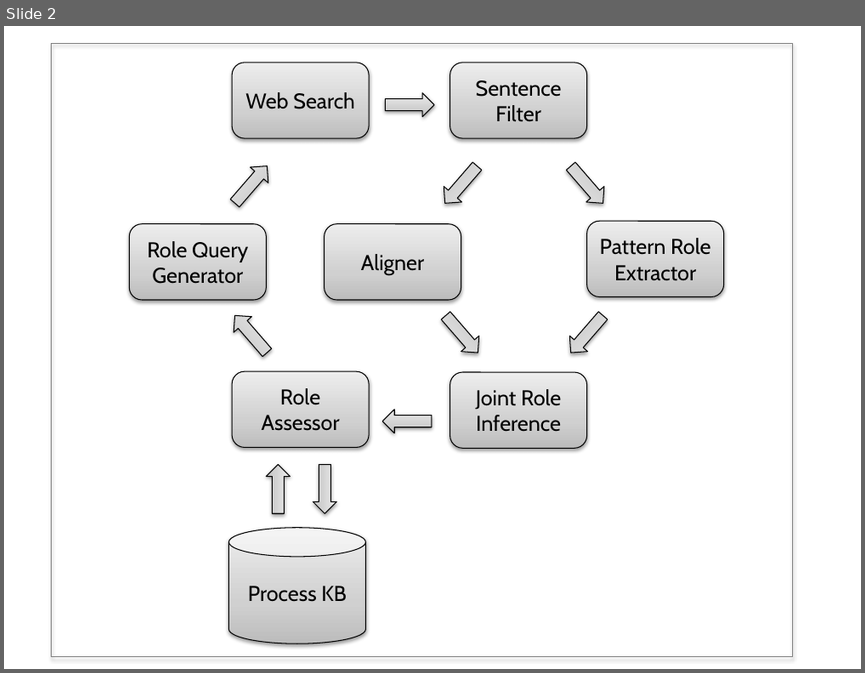
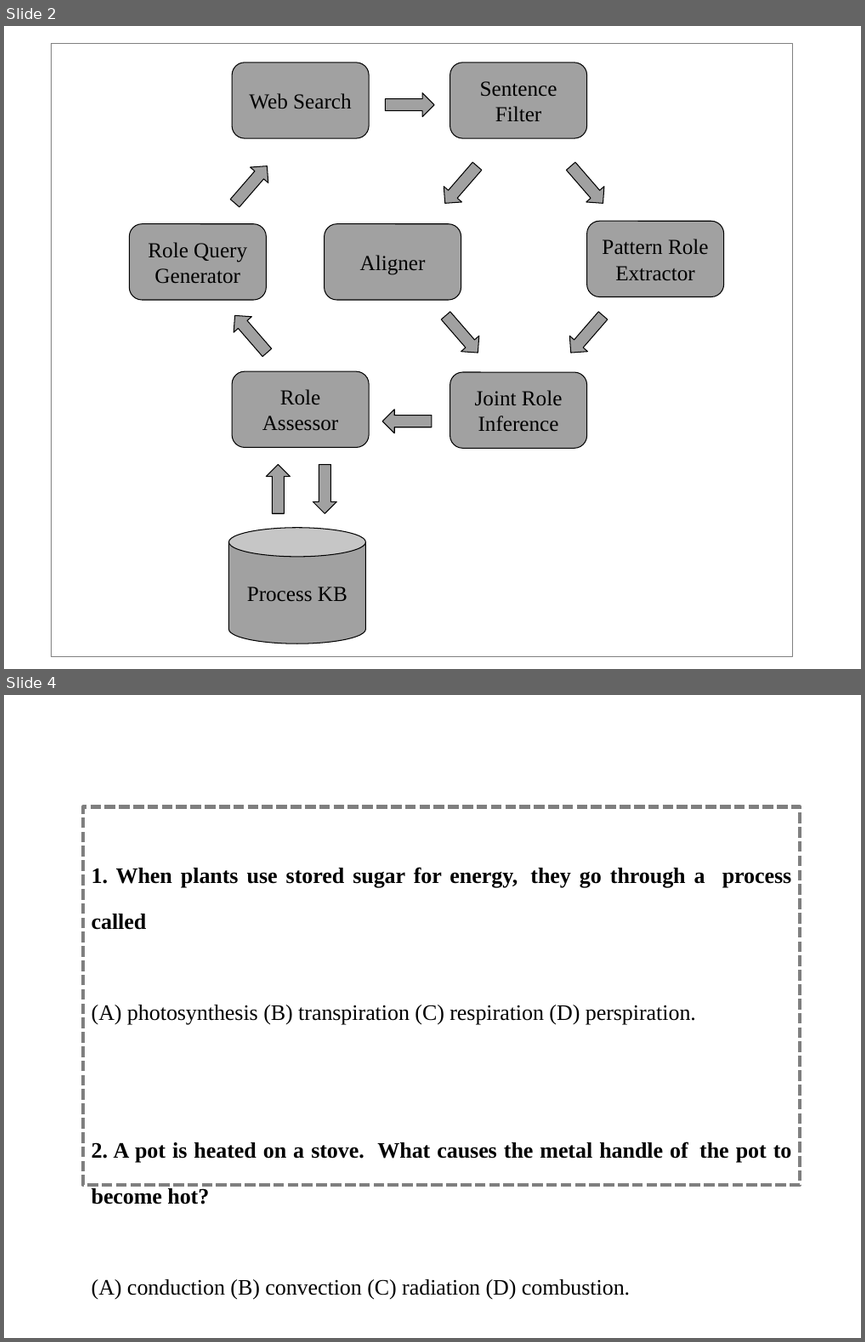
Before and after one commit to niranjanb/processkb, a slide deck: tex/figures/architecture.pptx. Shown one above the other, each under a label of ours: slide 2 before the commit, slides 2 and 4 after it; the slides between them are not shown. The pictures are 865x673 and 865x1342 pixels, drawn with LibreOffice and Linux fonts; fonts in the diff are those of the drawing. Boxes give left, top, right and bottom in pixels: in the first picture for what was removed or moved away, otherwise in the second. Text is boxed around its words. In the diff, an @@ line names an element or a change of style, - is before the commit and + after.

```diff
--- a/tex/figures/architecture.pptx
+++ b/tex/figures/architecture.pptx
@@ slide 4 added at (4,695,861,1338), background #FFFFFF @@
@@ rectangle added at (83,807,800,1185), outline #7F7F7F 3 pt dashed, 32 pt, text #000000, bold @@
+1. When plants use stored sugar for energy, they go through a process called
+(A) photosynthesis (B) transpiration (C) respiration (D) perspiration.
+2. A pot is heated on a stove. What causes the metal handle of the pot to become hot?
+(A) conduction (B) convection (C) radiation (D) combustion.
@@ slide 2 changed as well @@
@@ rectangle at (52,44,793,657): shadow off @@
@@ fill gradient #BDBDBD to #D1D1D1 to #EEEEEE to #A2A2A2; shadow off in 10 elements at (386,93,434,117), (436,159,486,210), (562,159,612,210), (562,308,612,361), (437,308,487,361), (383,409,432,433), (313,465,337,513), (266,465,290,513), (226,159,276,210), (226,308,276,361) @@
@@ font Cabin to Times New Roman; fill gradient #BDBDBD to #D1D1D1 to #EEEEEE to #A2A2A2; shadow off in 8 elements at (129,224,266,301), (232,63,369,139), (586,221,724,297), (324,224,461,301), (449,63,586,139), (449,372,586,448), (232,371,369,448), (228,528,365,643) @@
```
Also in this commit, not shown: 1 other slide added.
